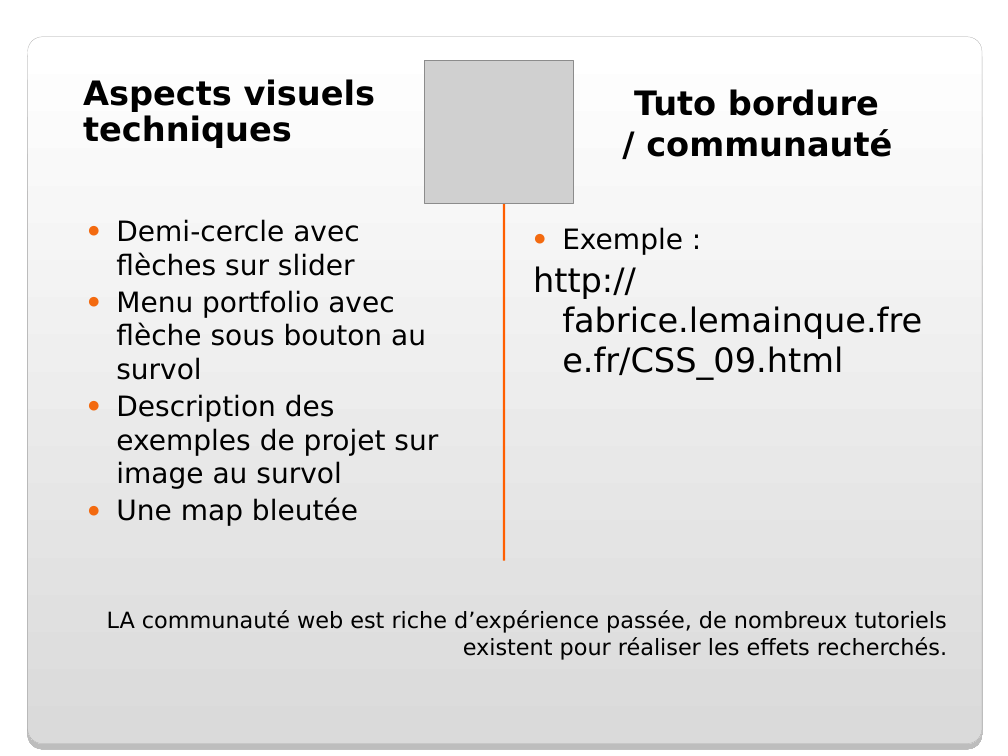
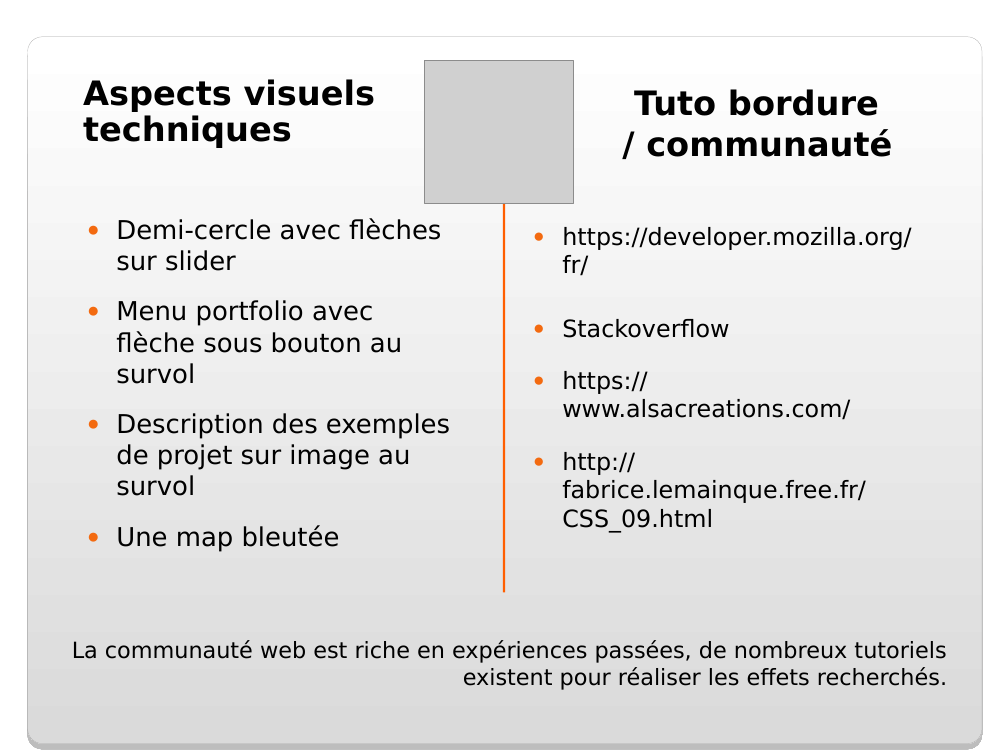
Before and after one commit to Liliaze/Recreer_une_maquette_OC_DWJ_P1, a slide deck: slide 10 of pres_soutenance.ppt. Drawn at 1008x756 pixels with LibreOffice and Linux fonts; fonts in the diff are those of the drawing; grey boxes stand for pictures; background and template pictures are left out. Boxes give left, top, right and bottom in pixels: in the first picture for what was removed or moved away, otherwise in the second. Text is boxed around its words. In the diff, an @@ line names an element or a change of style, - is before the commit and + after.

Commit message:
correction suite soutenance, taille texte, disparition slider petits écrans, 2 break-point, map de google avec voile par au-dessus et formulaire en premier sur petit ecran

```diff
--- a/pres_soutenance.ppt
+++ b/pres_soutenance.ppt
@@ text "Demi-cercle avec flèches sur slider" at bbox=[116, 218, 450, 551]: size 20 to 18.5 pt @@
@@ line moved from (504, 187) - (504, 560) to (504, 187) - (504, 593) @@
@@ text at bbox=[562, 227, 911, 420]: text changed; size 20 to 17 pt @@
-● Exemple :
+● https://developer.mozilla.org/fr/
+● Stackoverflow
+● https://www.alsacreations.com/
@@ text at bbox=[562, 452, 866, 533]: size 24 to 17 pt in "http://fabrice.lemainque.free.fr/CSS_09.html"; bullet none to ● @@
@@ title at bbox=[72, 640, 947, 690]: text changed @@
-LA communauté web est riche d’expérience passée, de nombreux tutoriels existent pour réaliser les effets recherchés.
+La communauté web est riche en expériences passées, de nombreux tutoriels existent pour réaliser les effets recherchés.
```
Also in this commit, not shown: 7 other slides changed, 4 other files.
